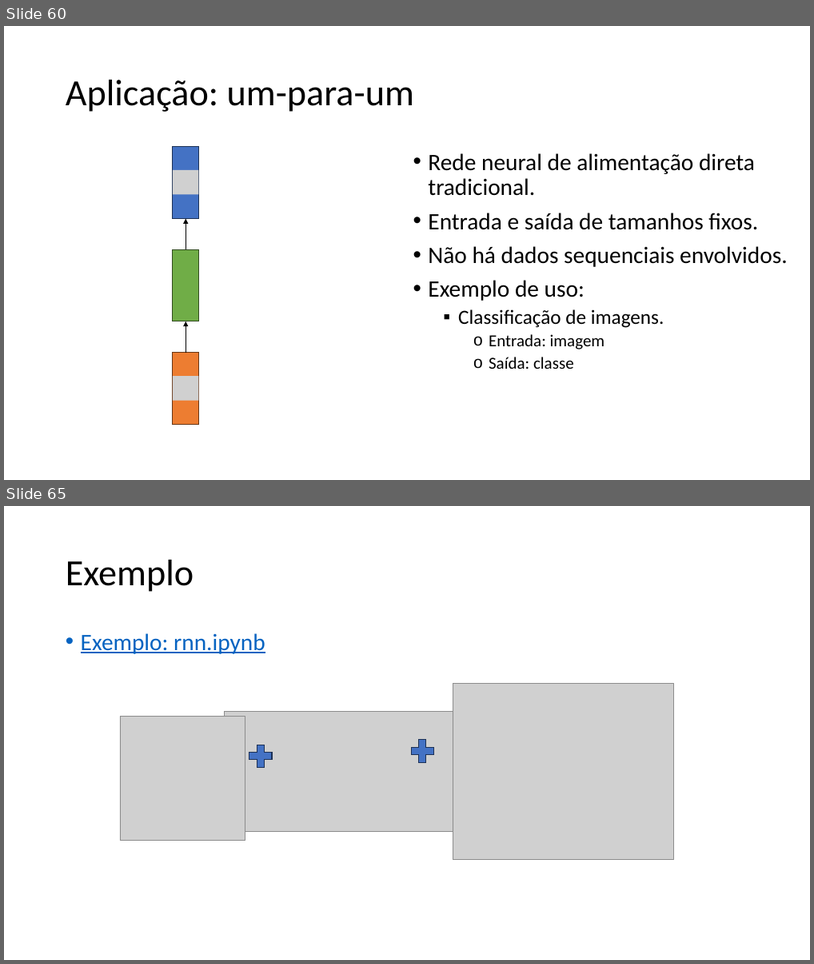
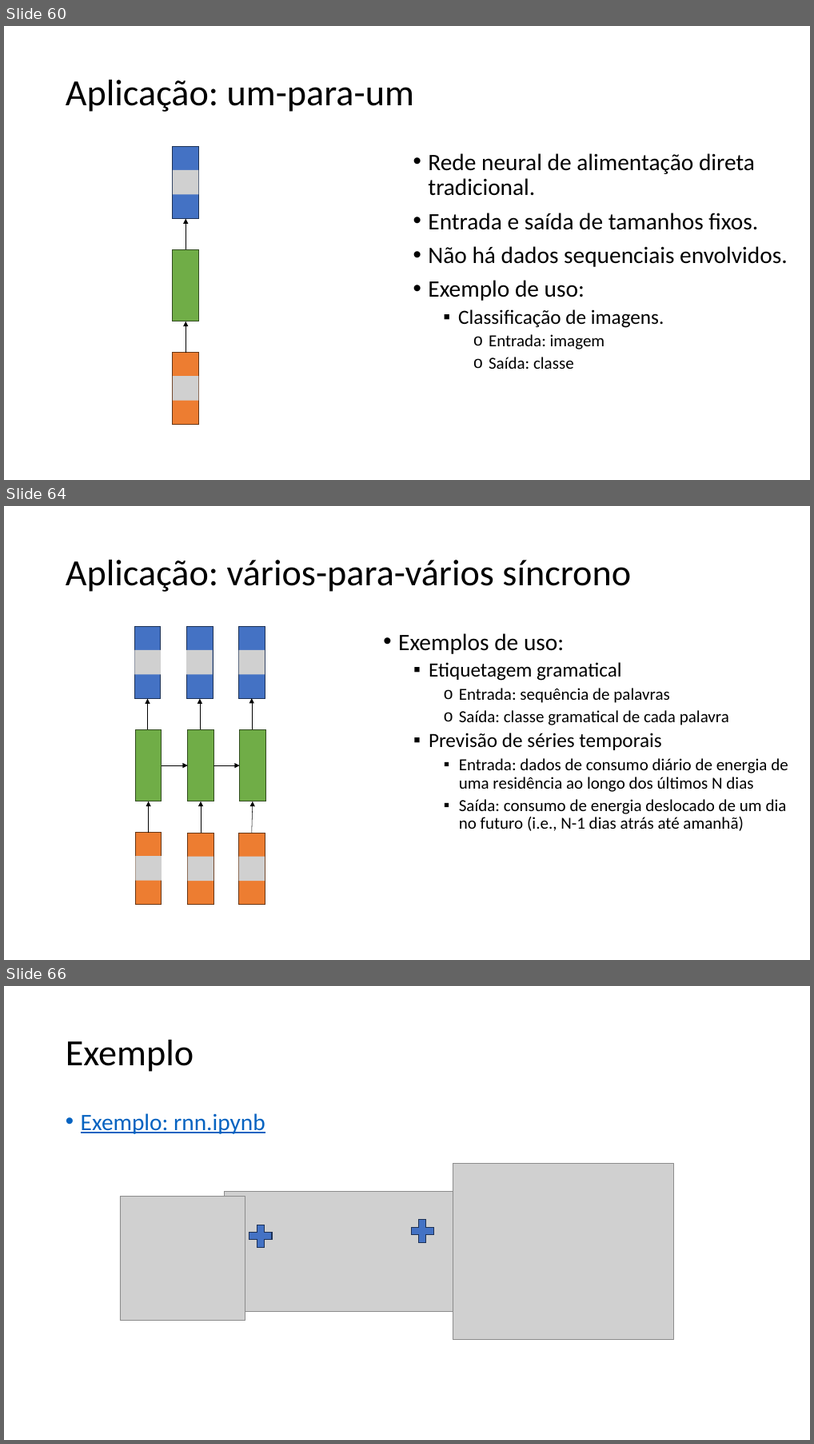
Before and after one commit to zz4fap/c24_inteligencia_artificial, a slide deck: slides/C24_RNN.pptx. Shown one above the other, each under a label of ours: slides 60 and 65 before the commit, slides 60, 64 and 66 after it; the slides between them are not shown. The pictures are 814x964 and 814x1444 pixels, drawn with LibreOffice and Linux fonts; fonts in the diff are those of the drawing; grey boxes stand for pictures. Boxes give left, top, right and bottom in pixels: in the first picture for what was removed or moved away, otherwise in the second. Text is boxed around its words. In the diff, an @@ line names an element or a change of style, - is before the commit and + after.

```diff
--- a/slides/C24_RNN.pptx
+++ b/slides/C24_RNN.pptx
@@ slide 64 added at [4,506,810,960], background #FFFFFF @@
@@ title added at [66,560,631,592], 44 pt, text #000000 @@
+Aplicação: vários-para-vários síncrono
@@ rectangle added at [134,627,161,699], fill #4472C4, outline #1E3256 1 pt @@
@@ rectangle added at [186,627,213,699], fill #4472C4, outline #1E3256 1 pt @@
@@ rectangle added at [238,626,265,698], fill #4472C4, outline #1E3256 1 pt @@
@@ text added at [398,633,788,831], 20 pt, text #000000 @@
+• Exemplos de uso:
+  ▪ Etiquetagem gramatical
+    o Entrada: sequência de palavras
+    o Saída: classe gramatical de cada palavra
+  ▪ Previsão de séries temporais
+    ▪ Entrada: dados de consumo diário de energia de uma residência ao longo dos últimos N dias
+    ▪ Saída: consumo de energia deslocado de um dia no futuro (i.e., N-1 dias atrás até amanhã)
@@ picture added at [134,650,161,674] @@
@@ picture added at [186,650,213,674] @@
@@ picture added at [238,650,265,674] @@
@@ arrow added from (148, 729) to (148, 698), #000000 0.5 pt @@
@@ arrow added from (200, 729) to (200, 698), #000000 0.5 pt @@
@@ arrow added from (252, 729) to (252, 698), #000000 0.5 pt @@
@@ rectangle added at [135,729,162,801], fill #70AD47, outline #314C1F 1 pt @@
@@ rectangle added at [188,729,214,801], fill #70AD47, outline #314C1F 1 pt @@
@@ rectangle added at [240,729,266,801], fill #70AD47, outline #314C1F 1 pt @@
@@ arrow added from (162, 765) to (188, 765), #000000 0.5 pt @@
@@ arrow added from (214, 765) to (240, 765), #000000 0.5 pt @@
@@ arrow added from (149, 832) to (149, 801), #000000 0.5 pt @@
@@ arrow added from (201, 832) to (201, 801), #000000 0.5 pt @@
@@ arrow added from (252, 832) to (253, 801), #000000 0.5 pt @@
@@ rectangle added at [135,832,162,904], fill #ED7D31, outline #683715 1 pt @@
@@ rectangle added at [188,832,214,904], fill #ED7D31, outline #683715 1 pt @@
@@ rectangle added at [238,832,265,904], fill #ED7D31, outline #683715 1 pt @@
@@ picture added at [135,856,162,880] @@
@@ picture added at [188,856,214,880] @@
@@ picture added at [238,856,265,880] @@
@@ what was slide 65 is now slide 66 @@
```
Also in this commit, not shown: 6 slides changed.
